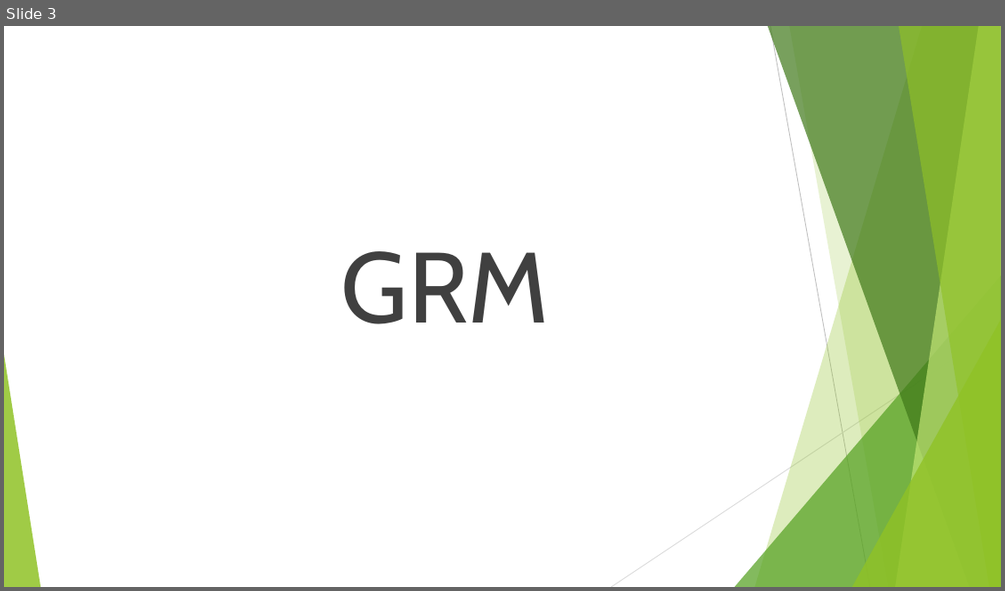
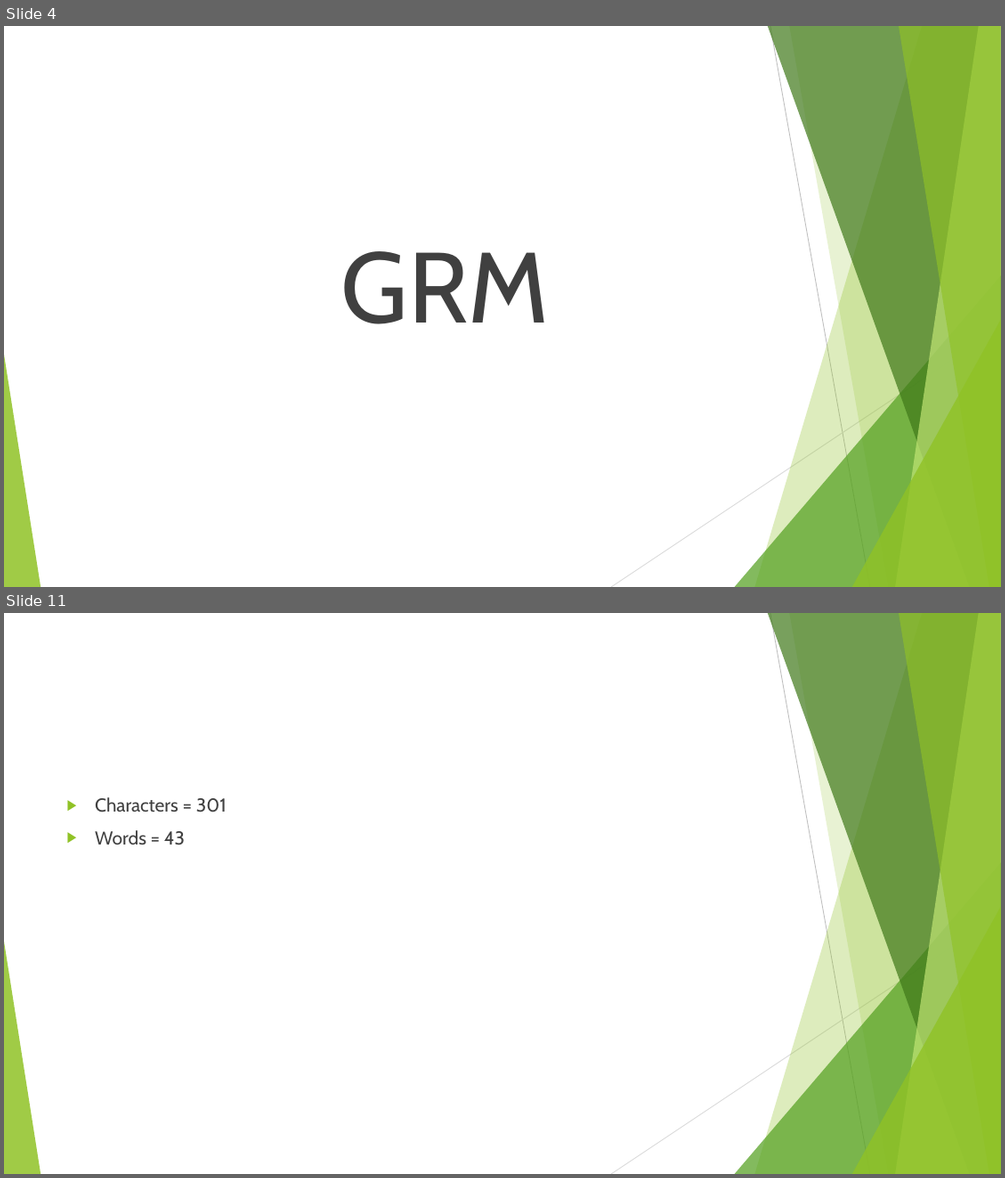
Before and after one commit to tylerparker22/work_to_show, a slide deck: Scolarship Symposium.pptx. Shown one above the other, each under a label of ours: slide 3 before the commit, slides 4 and 11 after it; the slides between them are not shown. The pictures are 1005x591 and 1005x1178 pixels, drawn with LibreOffice and Linux fonts; fonts in the diff are those of the drawing. Boxes give left, top, right and bottom in pixels: in the first picture for what was removed or moved away, otherwise in the second. Text is boxed around its words. In the diff, an @@ line names an element or a change of style, - is before the commit and + after.

```diff
--- a/Scolarship Symposium.pptx
+++ b/Scolarship Symposium.pptx
@@ slide 11 added at [4,613,1001,1174], background #FFFFFF; not listed: 10 template elements that a slide beside it also shows @@
@@ text added at [95,797,226,845], 18 pt, text #404040 @@
+▶ Characters = 301
+▶ Words = 43
@@ what was slide 3 is now slide 4 @@
```
Also in this commit, not shown: 3 slides changed, 3 other slides added, 3 slides removed, 2 other files.
